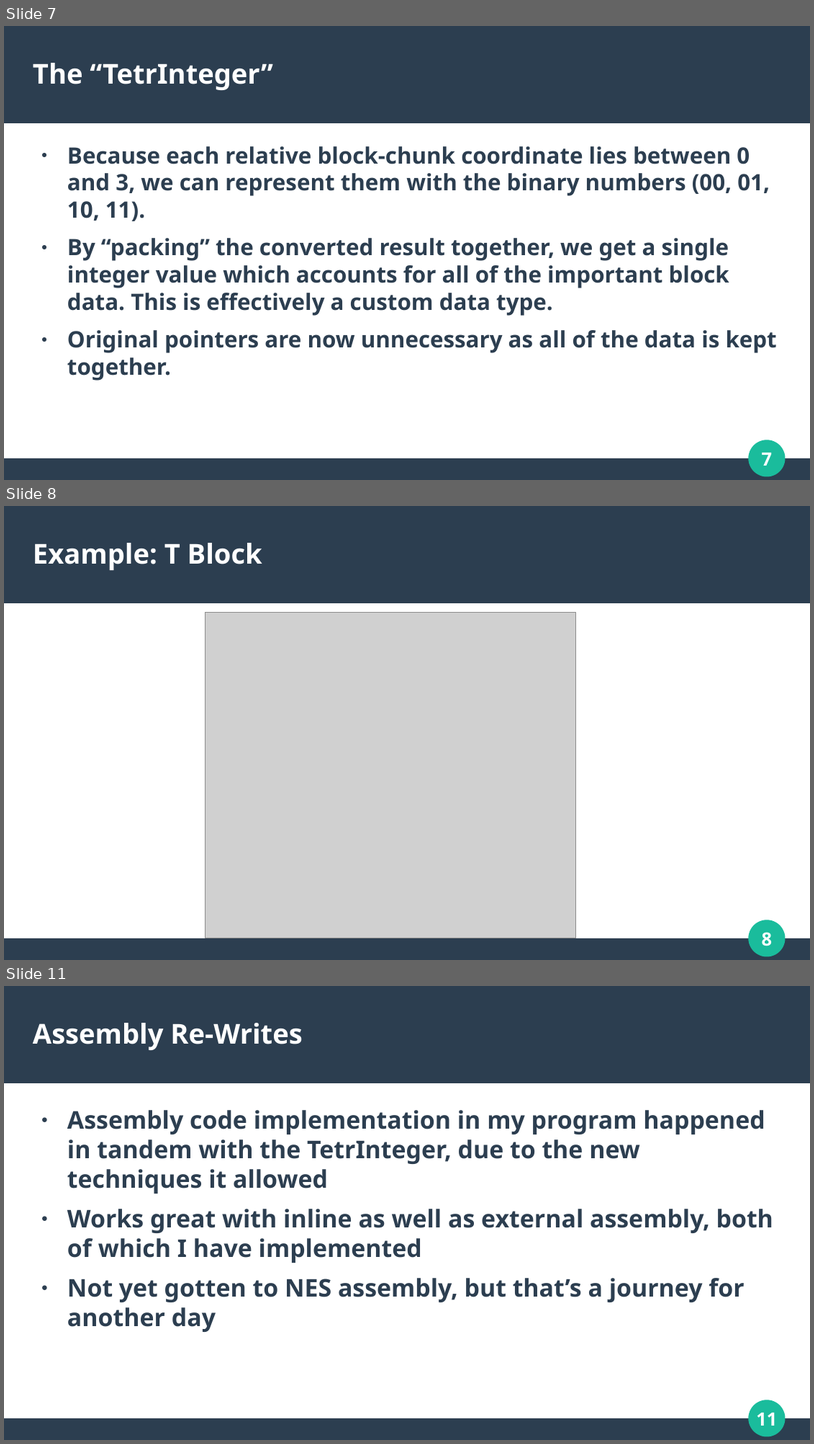
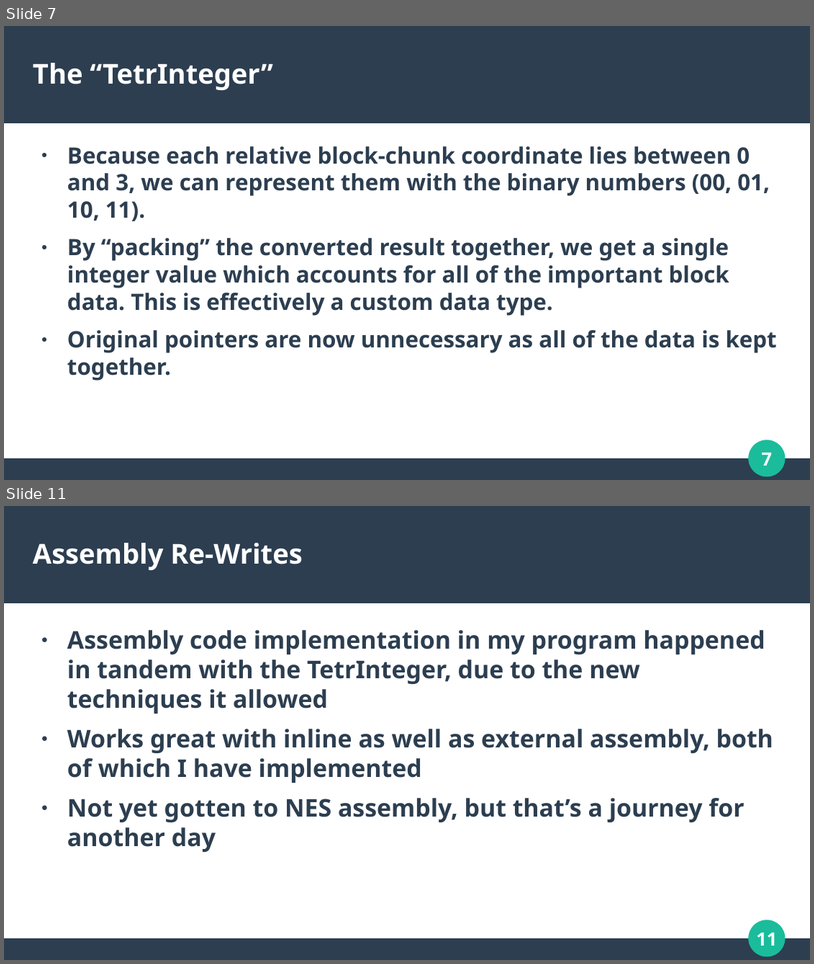
Before and after one commit to MKP157/mattris-asm, a slide deck: pres/cs2253pres.odp. Shown one above the other, each under a label of ours: slides 7, 8 and 11 before the commit, slides 7 and 11 after it; the slides between them are not shown. The pictures are 814x1444 and 814x964 pixels, drawn with LibreOffice and Linux fonts; fonts in the diff are those of the drawing; grey boxes stand for pictures. Boxes give left, top, right and bottom in pixels: in the first picture for what was removed or moved away, otherwise in the second. Text is boxed around its words. In the diff, an @@ line names an element or a change of style, - is before the commit and + after.

```diff
--- a/pres/cs2253pres.odp
+++ b/pres/cs2253pres.odp
@@ slide 8 removed at [4,506,810,960], background #FFFFFF; not listed: 4 template elements that a slide beside it also shows @@
@@ title removed at [33,543,262,570] @@
-Example: T Block
@@ picture removed at [206,612,577,938] @@
```
Also in this commit, not shown: 4 slides changed, 2 slides added, 4 other files.
